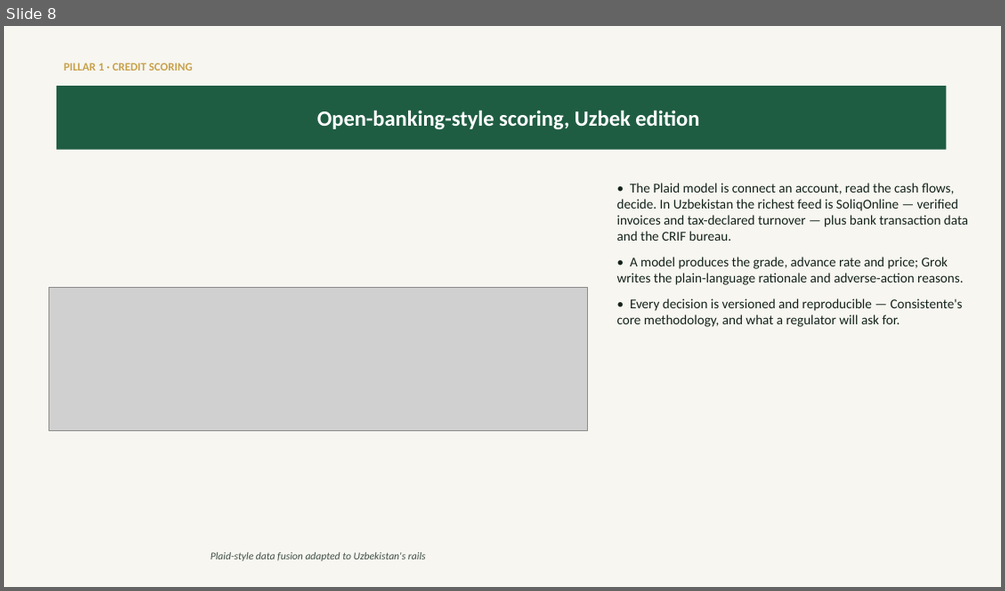
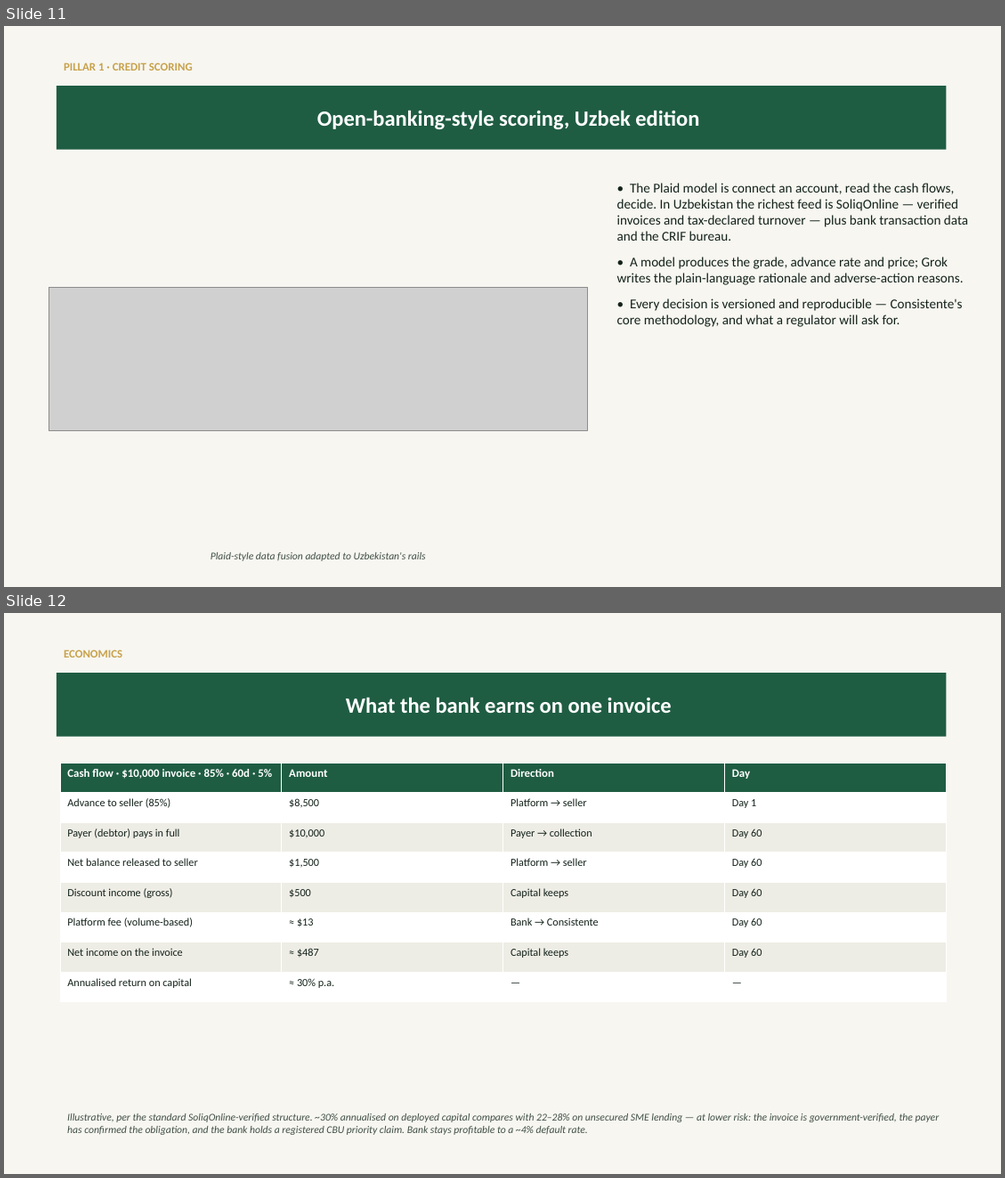
Before and after one commit to predictivelabsai/factorio, a slide deck: docs/universalbank_consistente_proposal_en.pptx. Shown one above the other, each under a label of ours: slide 8 before the commit, slides 11 and 12 after it. The pictures are 1005x591 and 1005x1178 pixels, drawn with LibreOffice and Linux fonts; fonts in the diff are those of the drawing; grey boxes stand for pictures. Boxes give left, top, right and bottom in pixels: in the first picture for what was removed or moved away, otherwise in the second. Text is boxed around its words. In the diff, an @@ line names an element or a change of style, - is before the commit and + after.

```diff
--- a/docs/universalbank_consistente_proposal_en.pptx
+++ b/docs/universalbank_consistente_proposal_en.pptx
@@ slide 12 added at [4,613,1001,1174], background #FFFFFF @@
@@ rectangle added at [4,613,1001,1174], fill #F7F6F1 @@
@@ text added at [64,649,122,657], 11 pt, text #C8A24B, bold @@
+ECONOMICS
@@ rectangle added at [57,673,947,737], fill #1F5D43, 21 pt, text #FFFFFF, bold @@
+What the bank earns on one invoice
@@ table added at [60,763,946,1002], 8 rows, 4 columns @@
+Cash flow · $10,000 invoice · 85% · 60d · 5% | Amount | Direction | Day
+Advance to seller (85%) | $8,500 | Platform → seller | Day 1
+Payer (debtor) pays in full | $10,000 | Payer → collection | Day 60
+Net balance released to seller | $1,500 | Platform → seller | Day 60
+Discount income (gross) | $500 | Capital keeps | Day 60
+Platform fee (volume-based) | ≈ $13 | Bank → Consistente | Day 60
+Net income on the invoice | ≈ $487 | Capital keeps | Day 60
+Annualised return on capital | ≈ 30% p.a. | — | —
@@ text added at [67,1113,939,1135], 10 pt, text #415046, italic @@
+Illustrative, per the standard SoliqOnline-verified structure. ~30% annualised on deployed capital compares with 22–28% on unsecured SME lending — at lower risk: the invoice is government-verified, the payer has confirmed the obligation, and the bank holds a registered CBU priority claim. Bank stays profitable to a ~4% default rate.
@@ what was slide 8 is now slide 11 @@
```
Also in this commit, not shown: 3 slides changed, 6 other slides added, 1 slide removed, 33 other files.
